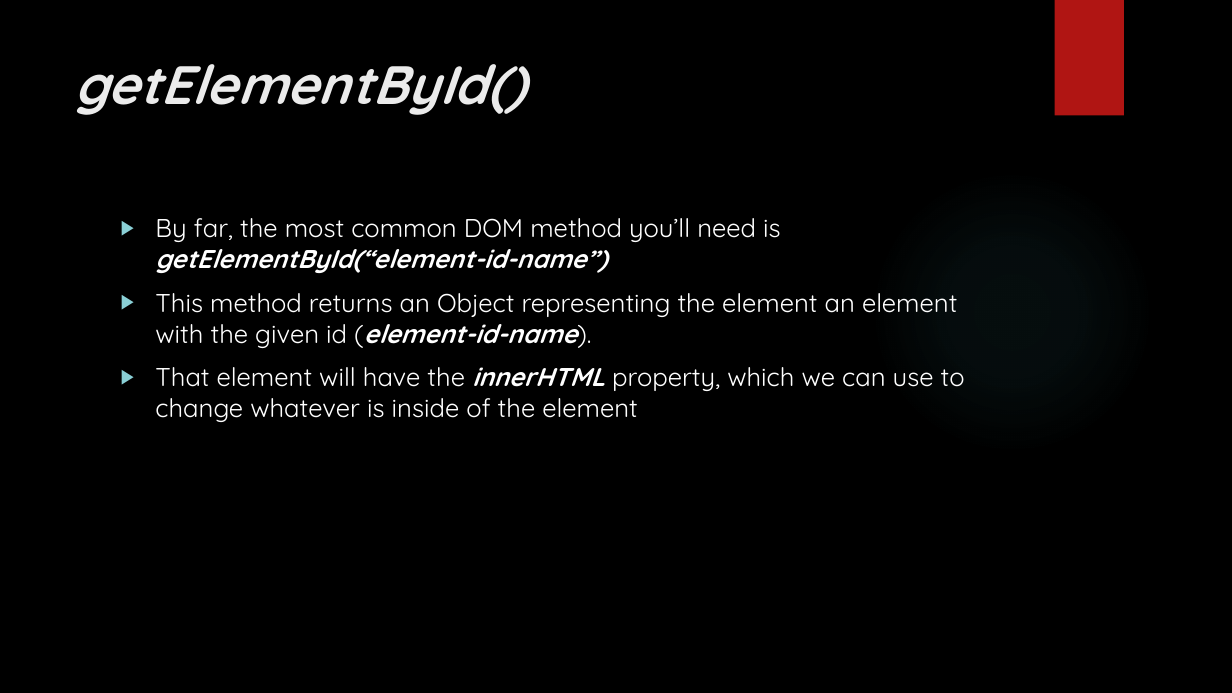
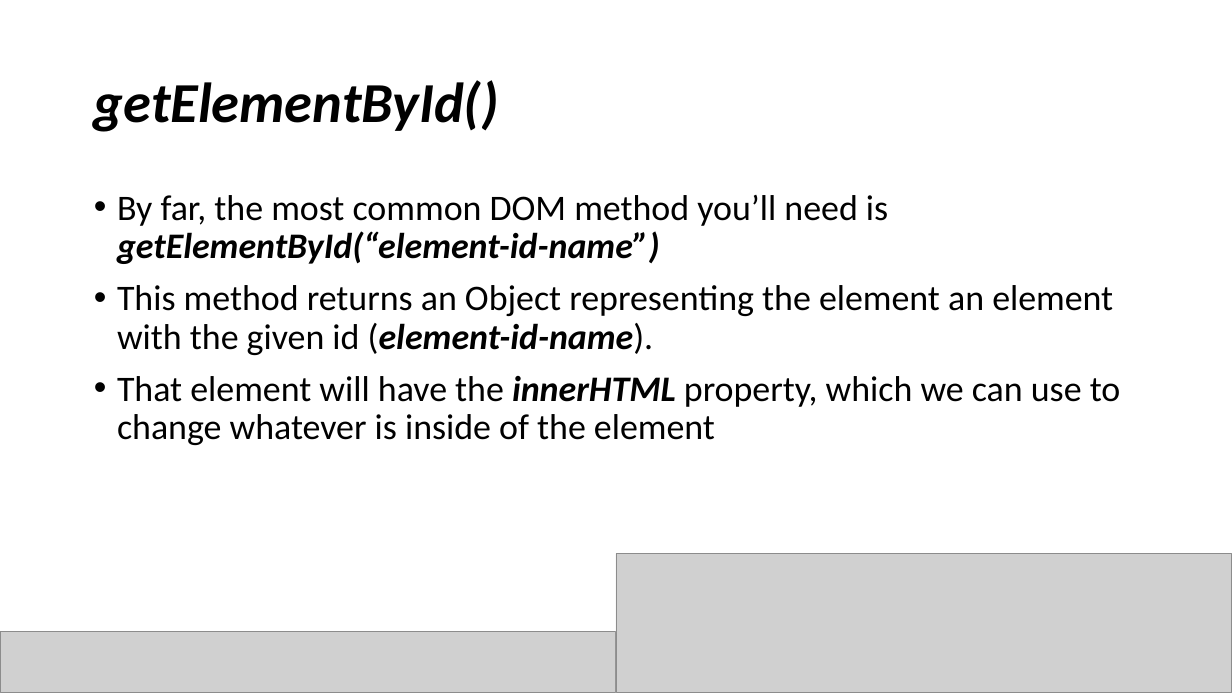
Before and after one commit to YWCANWIL-TechLab/module15-exercises-YaminahAlanis, a slide deck: slide 9 of slides/Module 15 - JS HTML DOM Part 1.pptx. Drawn at 1232x693 pixels with LibreOffice and Linux fonts; fonts in the diff are those of the drawing; grey boxes stand for pictures; background and template pictures are left out. Boxes give left, top, right and bottom in pixels: in the first picture for what was removed or moved away, otherwise in the second. Text is boxed around its words. In the diff, an @@ line names an element or a change of style, - is before the commit and + after.

```diff
--- a/slides/Module 15 - JS HTML DOM Part 1.pptx
+++ b/slides/Module 15 - JS HTML DOM Part 1.pptx
@@ background picture (left out) to #FFFFFF @@
@@ rectangle removed at bbox=[1055, 0, 1124, 116] @@
@@ title "getElementById()": place and size @@
-title "getElementById()" at bbox=[75, 64, 527, 115]
+title "getElementById()" at bbox=[94, 80, 499, 132]
@@ title "getElementById()" at bbox=[94, 80, 499, 132]: size 42 to 44 pt, font Quicksand to Calibri, text colour #EBEBEB to #000000; line spacing 1 to 0.9; vertical alignment top to middle @@
@@ ellipse removed at bbox=[870, 169, 1154, 454] @@
@@ text "By far, the most common ...": place and size @@
-text "By far, the most common ..." at bbox=[155, 218, 965, 422]
+text "By far, the most common ..." at bbox=[117, 195, 1121, 445]
@@ text "By far, the most common ..." at bbox=[117, 195, 1121, 445]: size 20 to 28 pt, font Quicksand to Calibri, text colour #FFFFFF to #000000; bullet ▶ to •; line spacing 1 to 0.9 @@
@@ picture added at bbox=[616, 554, 1232, 693] @@
@@ picture added at bbox=[0, 631, 616, 693] @@
```
Also in this commit, not shown: 29 other slides changed, 9 slides added, 2 slides removed, 4 other files.
